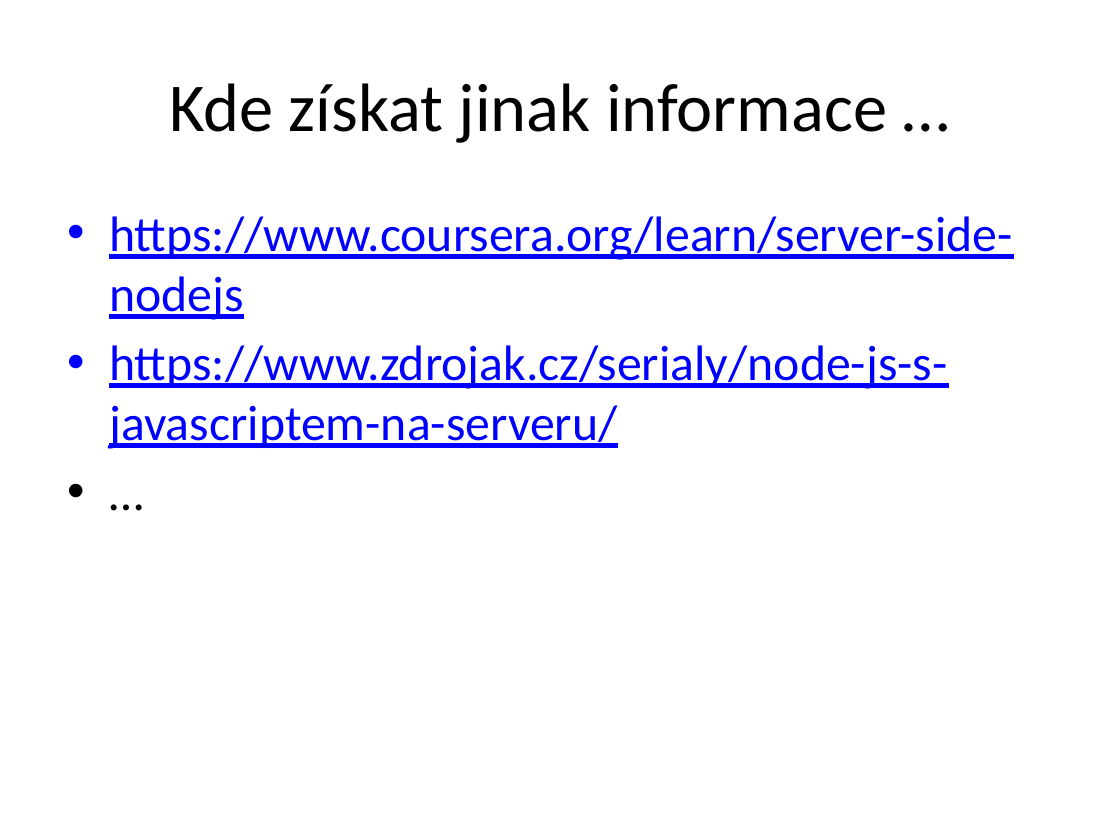
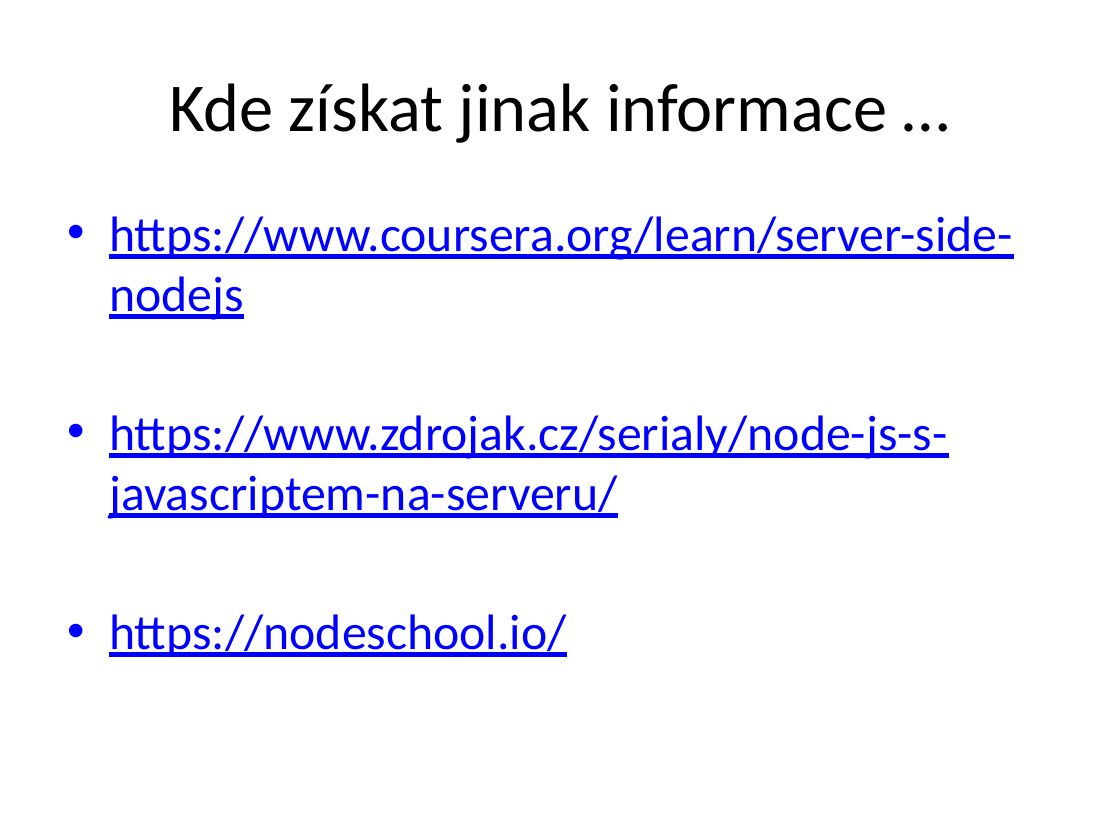
Before and after one commit to etnetera-activate/node-minicourse, a slide deck: slide 4 of node-uvod.pptx. Drawn at 1120x840 pixels with LibreOffice and Linux fonts; fonts in the diff are those of the drawing; background and template pictures are left out. Boxes give left, top, right and bottom in pixels: in the first picture for what was removed or moved away, otherwise in the second. Text is boxed around its words. In the diff, an @@ line names an element or a change of style, - is before the commit and + after.

```diff
--- a/node-uvod.pptx
+++ b/node-uvod.pptx
@@ text at <box>109,614,567,657</box>: text changed; text colour #000000 to #0000FF @@
-• …
+• https://nodeschool.io/
```
Also in this commit, not shown: 7 other slides changed, 3 slides added, 1 slide removed, 7 other files.
